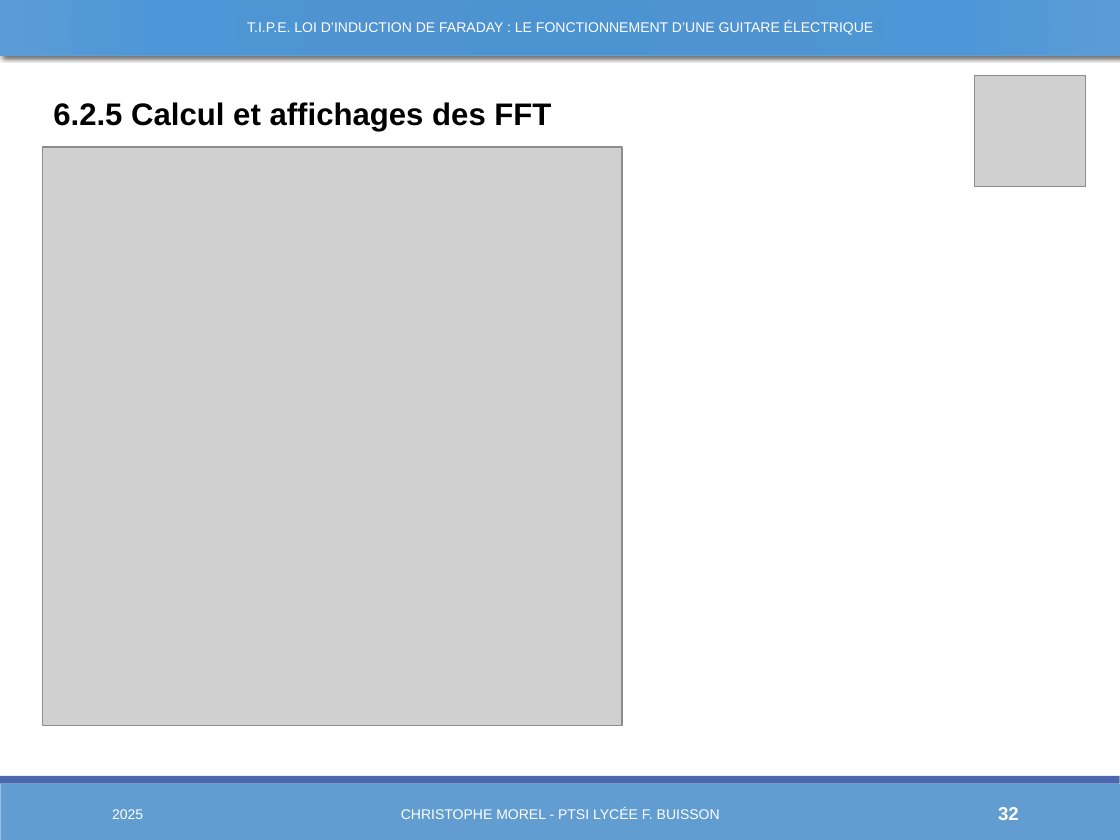
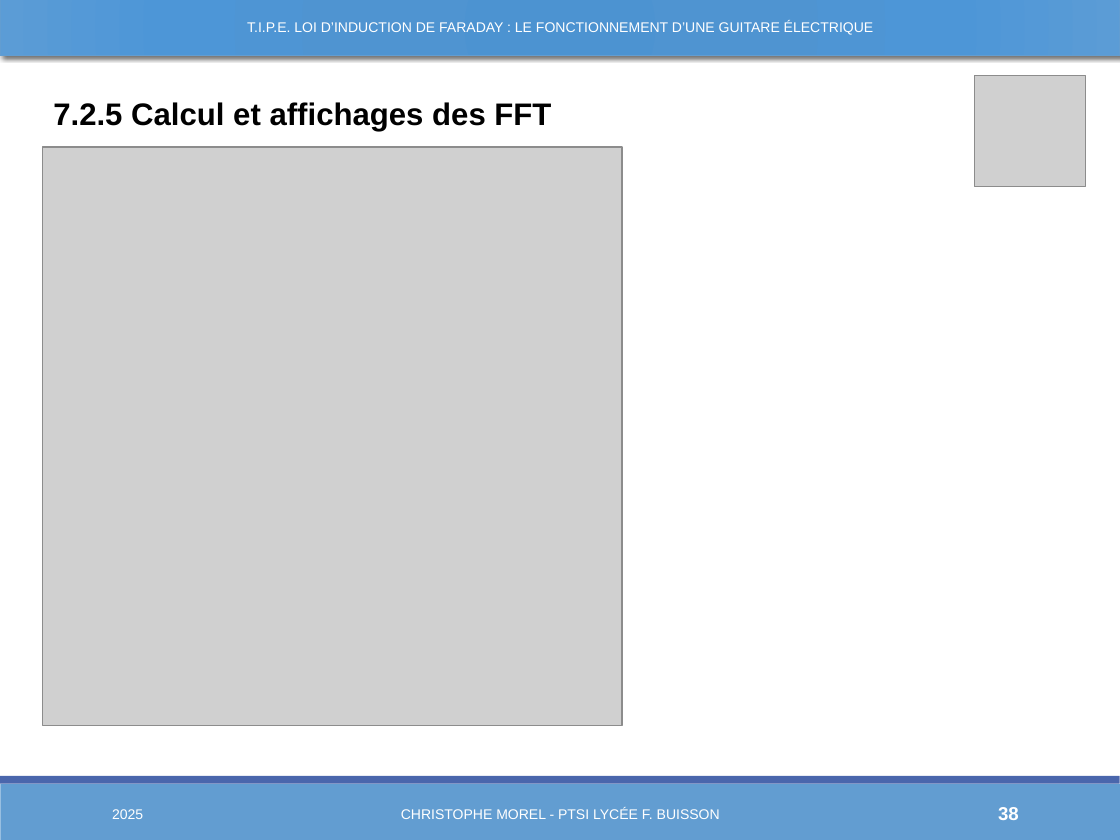
Before and after one commit to Chrismorel7/TIPE---Micro_guitare_elec, a slide deck: slide 38 of Views/Decembre.pptx (slide 32 before the commit). Drawn at 1120x840 pixels with LibreOffice and Linux fonts; fonts in the diff are those of the drawing; grey boxes stand for pictures. Boxes give left, top, right and bottom in pixels: in the first picture for what was removed or moved away, otherwise in the second. Text is boxed around its words. In the diff, an @@ line names an element or a change of style, - is before the commit and + after.

```diff
--- a/Views/Decembre.pptx
+++ b/Views/Decembre.pptx
@@ text at (53,102,551,131): text changed @@
-6.2.5 Calcul et affichages des FFT
+7.2.5 Calcul et affichages des FFT
@@ page number at (998,807,1019,820): text changed @@
-32
+38
```
Also in this commit, not shown: 18 other slides changed, 6 slides added, 22 other files.
